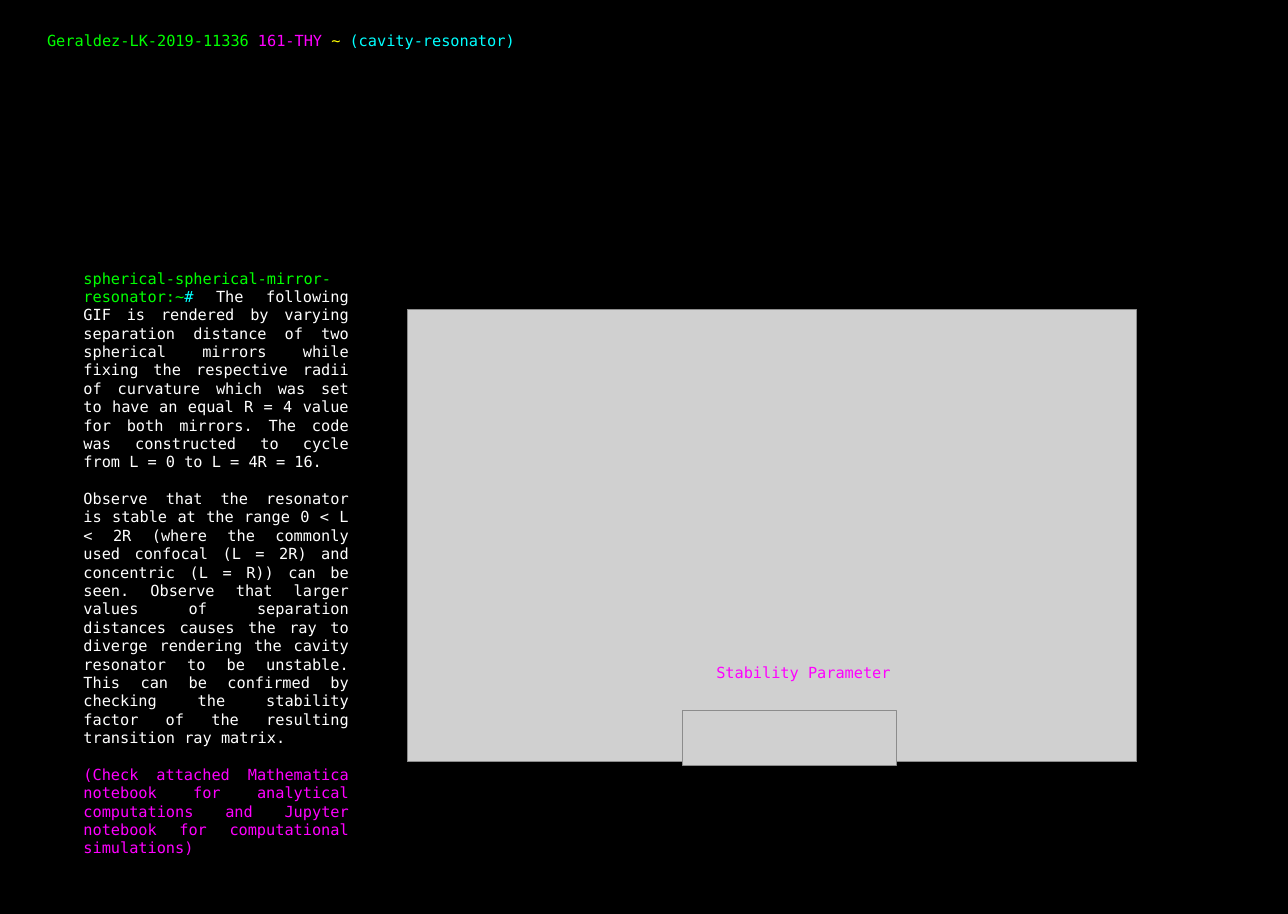
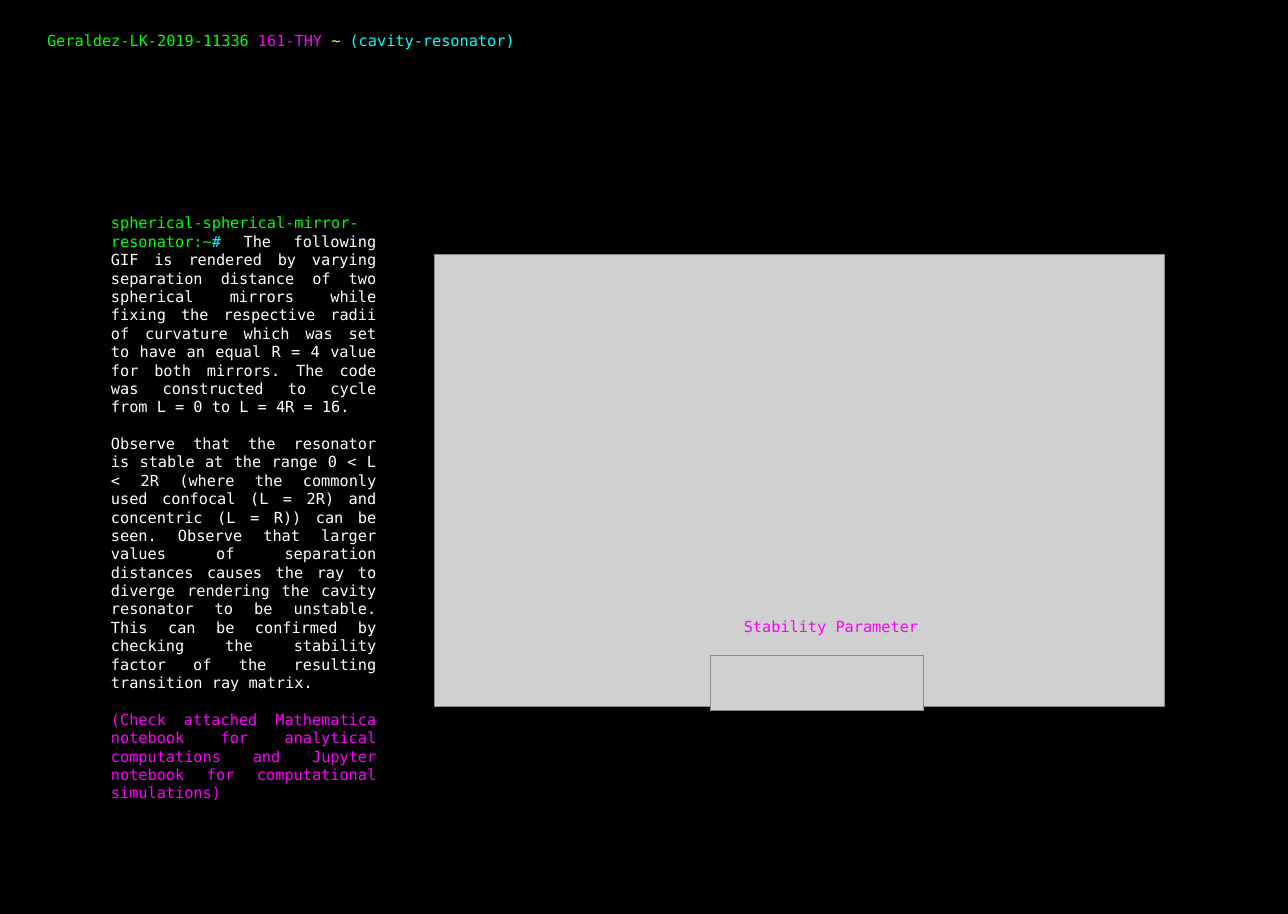
Before and after one commit to schwarzschlyle/laser-physics, a slide deck: slide 2 of cavity-ray-tracing/cavity-resonance-report.pptx. Drawn at 1288x914 pixels with LibreOffice and Linux fonts; fonts in the diff are those of the drawing; grey boxes stand for pictures. Boxes give left, top, right and bottom in pixels: in the first picture for what was removed or moved away, otherwise in the second. Text is boxed around its words. In the diff, an @@ line names an element or a change of style, - is before the commit and + after.

```diff
--- a/cavity-ray-tracing/cavity-resonance-report.pptx
+++ b/cavity-ray-tracing/cavity-resonance-report.pptx
@@ text "spherical-spherical-mirror-resonator:~# The following GIF is ...": place and size @@
-text "spherical-spherical-mirror-resonator:~# The following GIF is ..." at (83,272,349,821)
+text "spherical-spherical-mirror-resonator:~# The following GIF is ..." at (111,216,377,766)
@@ picture: place and size @@
-picture at (407,309,1136,761)
+picture at (435,254,1164,706)
@@ text "Stability Parameter": place and size @@
-text "Stability Parameter" at (716,666,891,681)
+text "Stability Parameter" at (744,620,919,635)
@@ picture: place and size @@
-picture at (683,711,896,765)
+picture at (710,656,924,710)
```
Also in this commit, not shown: 2 other slides changed.
